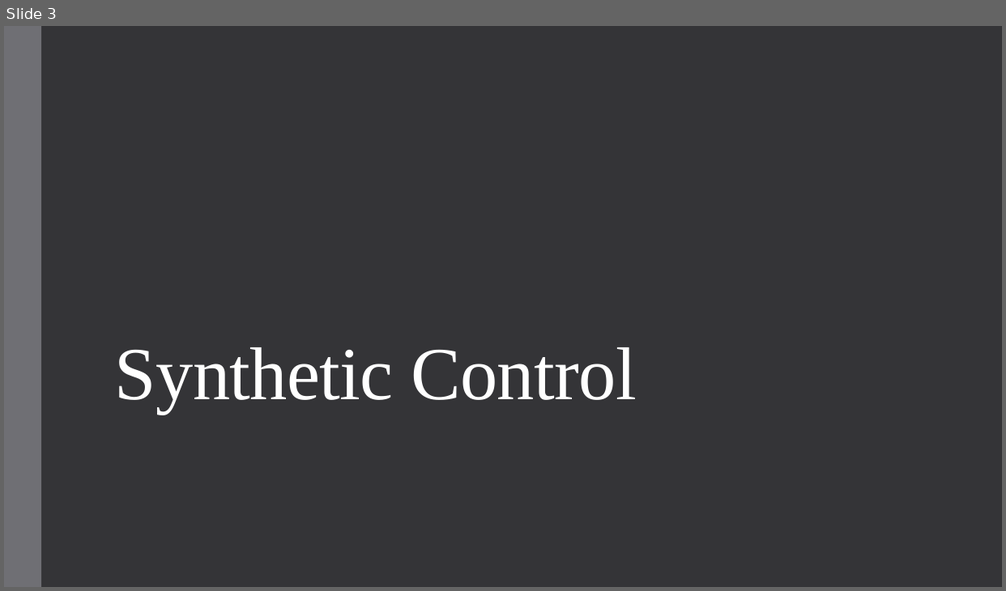
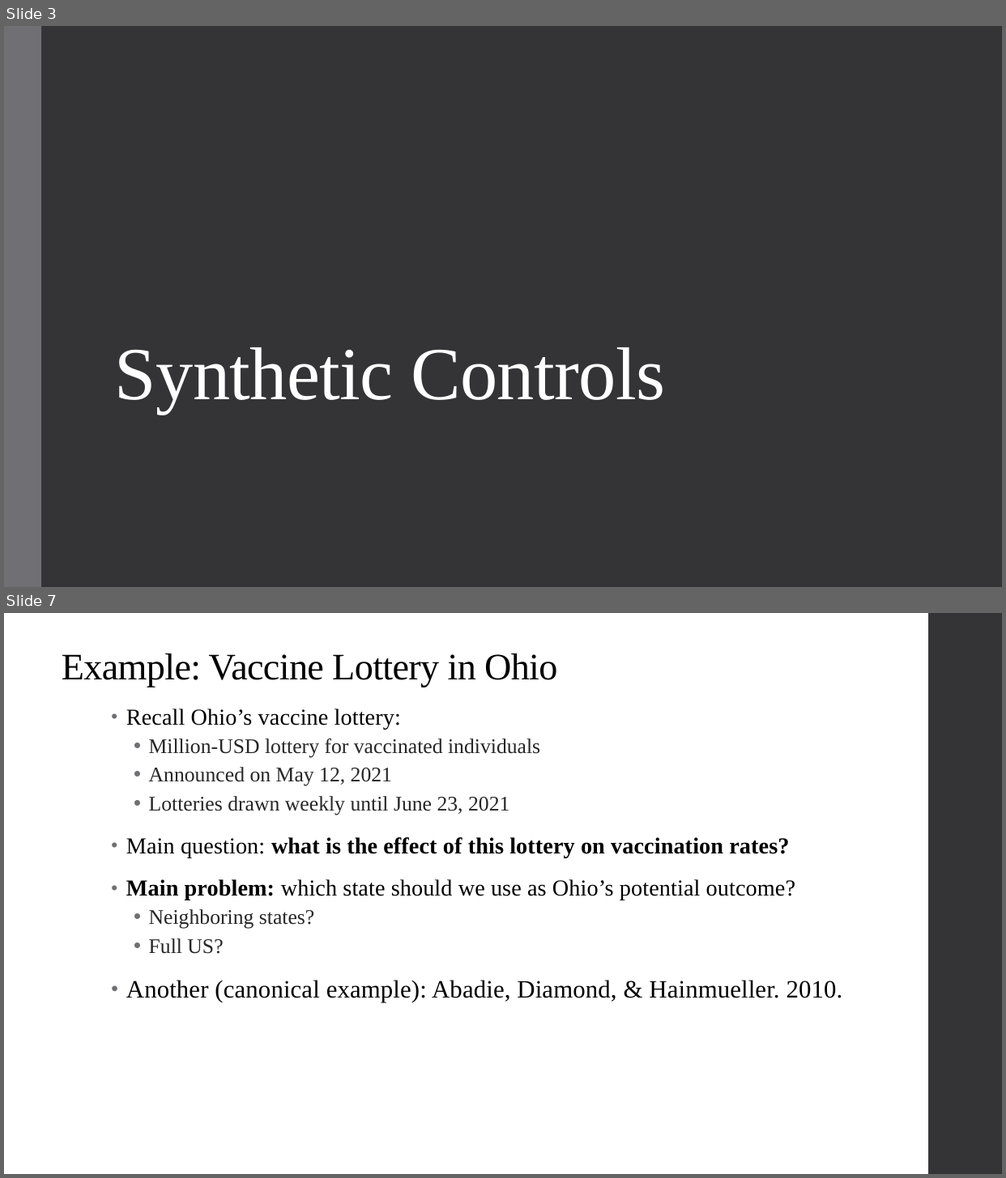
Before and after one commit to qiufei/fork-HAD5744, a slide deck: Lecture10_SyntheticControl_QuantileRegression/Lecture10_SyntheticControl_QuantileRegression.pptx. Shown one above the other, each under a label of ours: slide 3 before the commit, slides 3 and 7 after it; the slides between them are not shown. The pictures are 1006x591 and 1006x1178 pixels, drawn with LibreOffice and Linux fonts; fonts in the diff are those of the drawing. Boxes give left, top, right and bottom in pixels: in the first picture for what was removed or moved away, otherwise in the second. Text is boxed around its words. In the diff, an @@ line names an element or a change of style, - is before the commit and + after.

```diff
--- a/Lecture10_SyntheticControl_QuantileRegression/Lecture10_SyntheticControl_QuantileRegression.pptx
+++ b/Lecture10_SyntheticControl_QuantileRegression/Lecture10_SyntheticControl_QuantileRegression.pptx
@@ slide 7 added at (4, 613, 1002, 1174), background #FFFFFF @@
@@ rectangle added at (928, 613, 1002, 1174), fill #353537 @@
@@ title added at (62, 653, 557, 687), 36 pt, text #000000 @@
+Example: Vaccine Lottery in Ohio
@@ text added at (126, 709, 843, 1003), 22 pt, text #000000 @@
+• Recall Ohio’s vaccine lottery:
+  • Million-USD lottery for vaccinated individuals
+  • Announced on May 12, 2021
+  • Lotteries drawn weekly until June 23, 2021
+• Main question: what is the effect of this lottery on vaccination rates?
+• Main problem: which state should we use as Ohio’s potential outcome?
+  • Neighboring states?
+  • Full US?
+• Another (canonical example): Abadie, Diamond, & Hainmueller. 2010.
@@ slide 3 changed as well @@
@@ title at (115, 348, 665, 413): text changed @@
-Synthetic Control
+Synthetic Controls
```
Also in this commit, not shown: 1 other slide changed, 37 other slides added, 13 slides removed, 31 other files.
